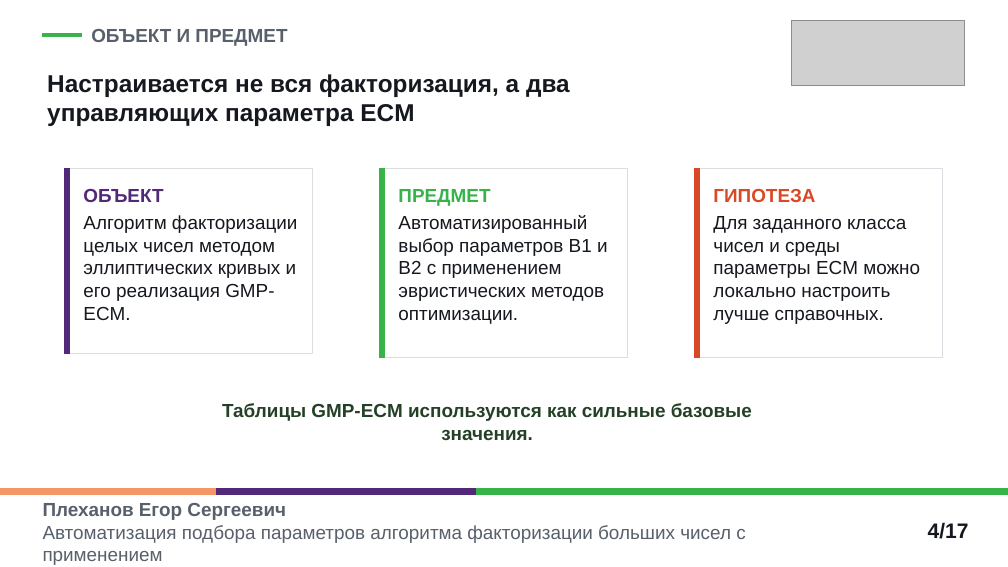
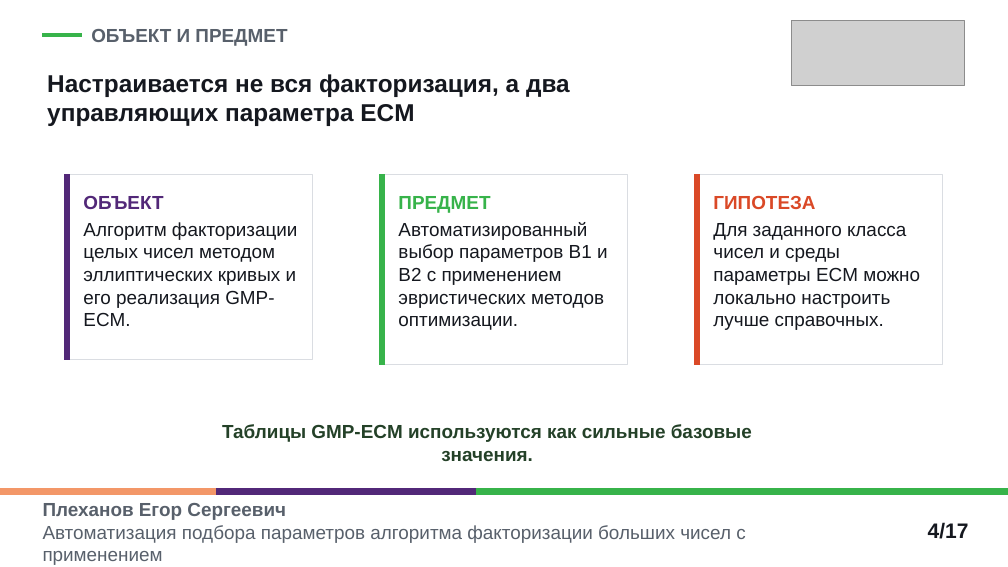
Before and after one commit to EgorPlehanov/ecm-evolutionary-optimization, a slide deck: slide 4 of REPORTS/06_thesis_defense_presentation/Plekhanov_thesis_defense_ECM_parameter_optimization_polytech.pptx. Drawn at 1008x567 pixels with LibreOffice and Linux fonts; fonts in the diff are those of the drawing; grey boxes stand for pictures. Boxes give left, top, right and bottom in pixels: in the first picture for what was removed or moved away, otherwise in the second. Text is boxed around its words. In the diff, an @@ line names an element or a change of style, - is before the commit and + after.

```diff
--- a/REPORTS/06_thesis_defense_presentation/Plekhanov_thesis_defense_ECM_parameter_optimization_polytech.pptx
+++ b/REPORTS/06_thesis_defense_presentation/Plekhanov_thesis_defense_ECM_parameter_optimization_polytech.pptx
@@ 6 texts, 6 rectangles: place and size @@
-6 texts, 6 rectangles at box(64, 168, 943, 358)
+6 texts, 6 rectangles at box(64, 175, 943, 364)
@@ text "Таблицы GMP-ECM используются как сильные ...": place and size @@
-text "Таблицы GMP-ECM используются как сильные ..." at box(222, 403, 752, 440)
+text "Таблицы GMP-ECM используются как сильные ..." at box(222, 424, 752, 461)
```
Also in this commit, not shown: 7 other slides changed, 1 other file.
